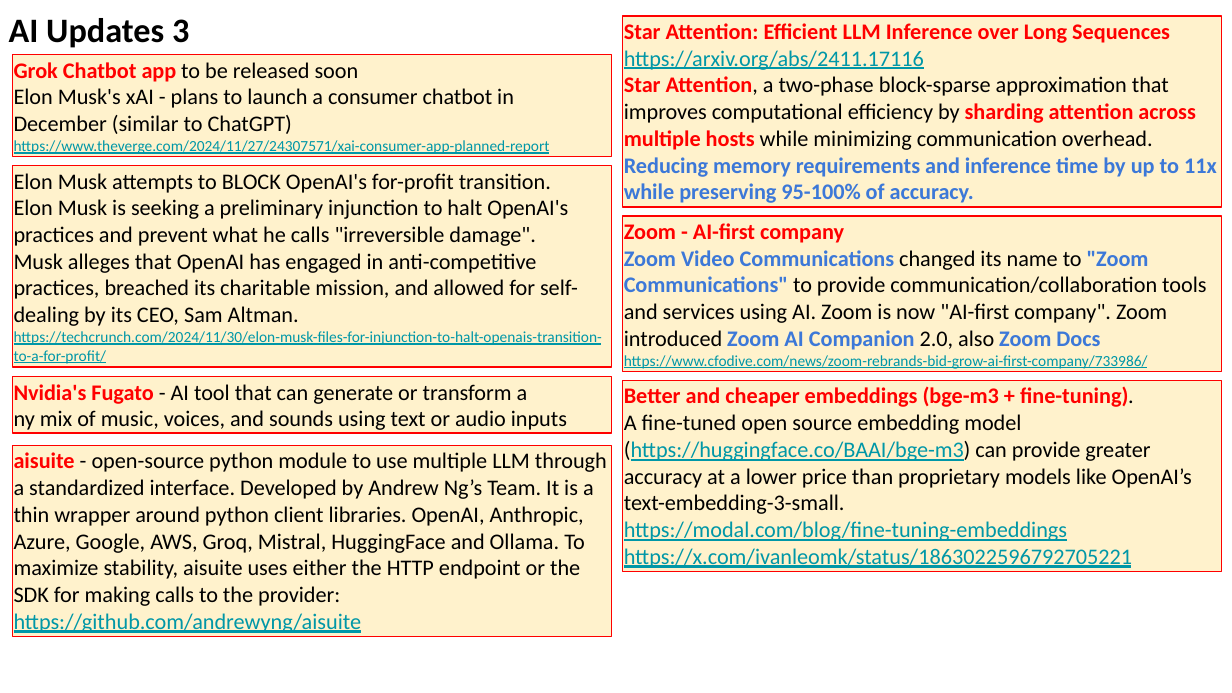
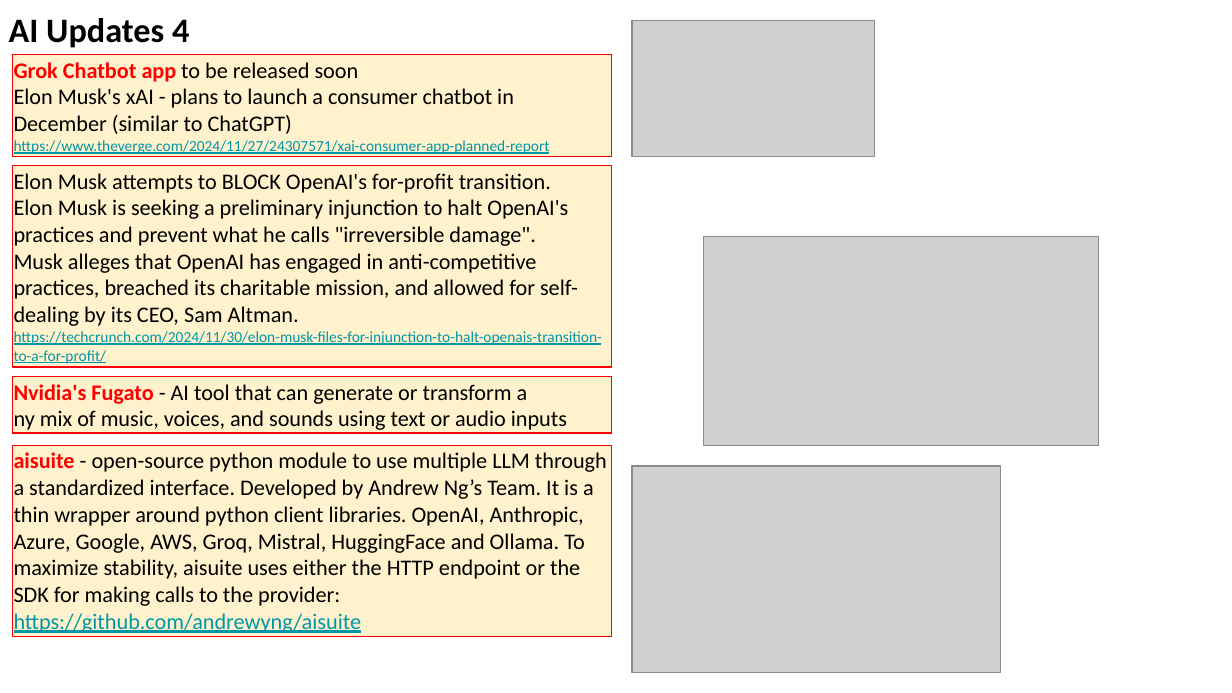
Before and after one commit to lselector/seminar, a slide deck: slide 14 of 2024/2024-12-06-AI-Updates.pptx (slide 11 before the commit). Drawn at 1232x693 pixels with LibreOffice and Linux fonts; fonts in the diff are those of the drawing; grey boxes stand for pictures. Boxes give left, top, right and bottom in pixels: in the first picture for what was removed or moved away, otherwise in the second. Text is boxed around its words. In the diff, an @@ line names an element or a change of style, - is before the commit and + after.

```diff
--- a/2024/2024-12-06-AI-Updates.pptx
+++ b/2024/2024-12-06-AI-Updates.pptx
@@ text at [9,18,189,48]: text changed @@
-AI Updates 3
+AI Updates 4
@@ rectangle removed at [622,16,1221,207] @@
-Star Attention: Efficient LLM Inference over Long Sequences
-https://arxiv.org/abs/2411.17116
-Star Attention, a two-phase block-sparse approximation that improves computational efficiency by sharding attention across multiple hosts while minimizing communication overhead. Reducing memory requirements and inference time by up to 11x while preserving 95-100% of accuracy.
@@ picture added at [632,21,875,158] @@
@@ rectangle removed at [622,216,1221,372] @@
-Zoom - AI-first company
-Zoom Video Communications changed its name to "Zoom Communications" to provide communication/collaboration tools and services using AI. Zoom is now "AI-first company". Zoom introduced Zoom AI Companion 2.0, also Zoom Docs
-https://www.cfodive.com/news/zoom-rebrands-bid-grow-ai-first-company/733986/
@@ picture added at [703,237,1099,446] @@
@@ rectangle removed at [622,381,1221,572] @@
-Better and cheaper embeddings (bge-m3 + fine-tuning).
-A fine-tuned open source embedding model (https://huggingface.co/BAAI/bge-m3) can provide greater accuracy at a lower price than proprietary models like OpenAI’s text-embedding-3-small.
-https://modal.com/blog/fine-tuning-embeddings
-https://x.com/ivanleomk/status/1863022596792705221
@@ picture added at [632,466,1000,673] @@
```
Also in this commit, not shown: 6 other slides changed, 4 slides added.
